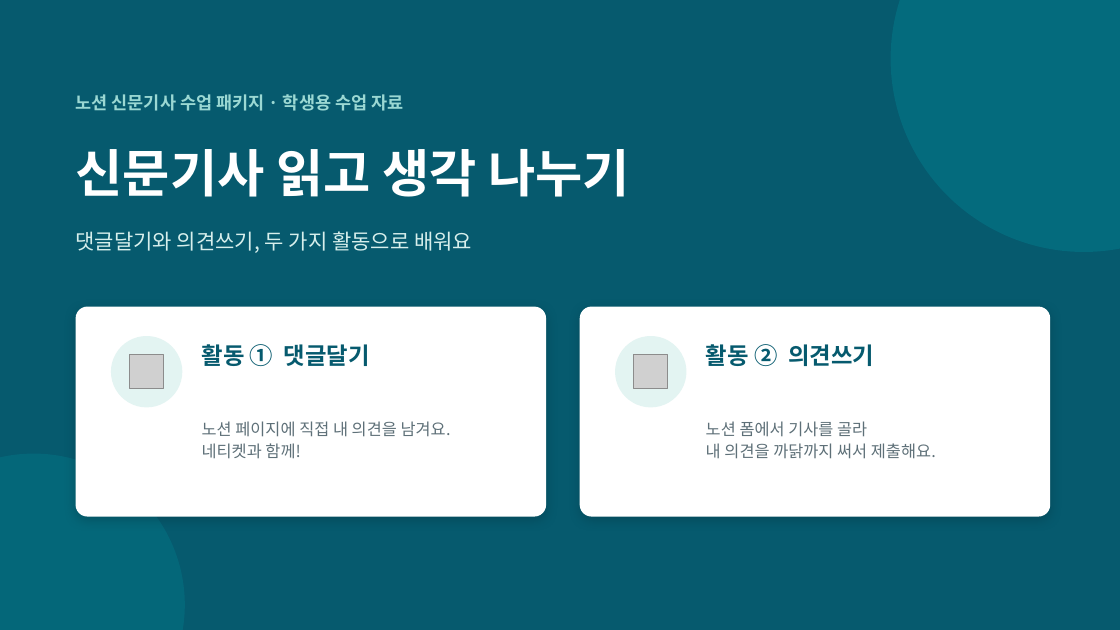
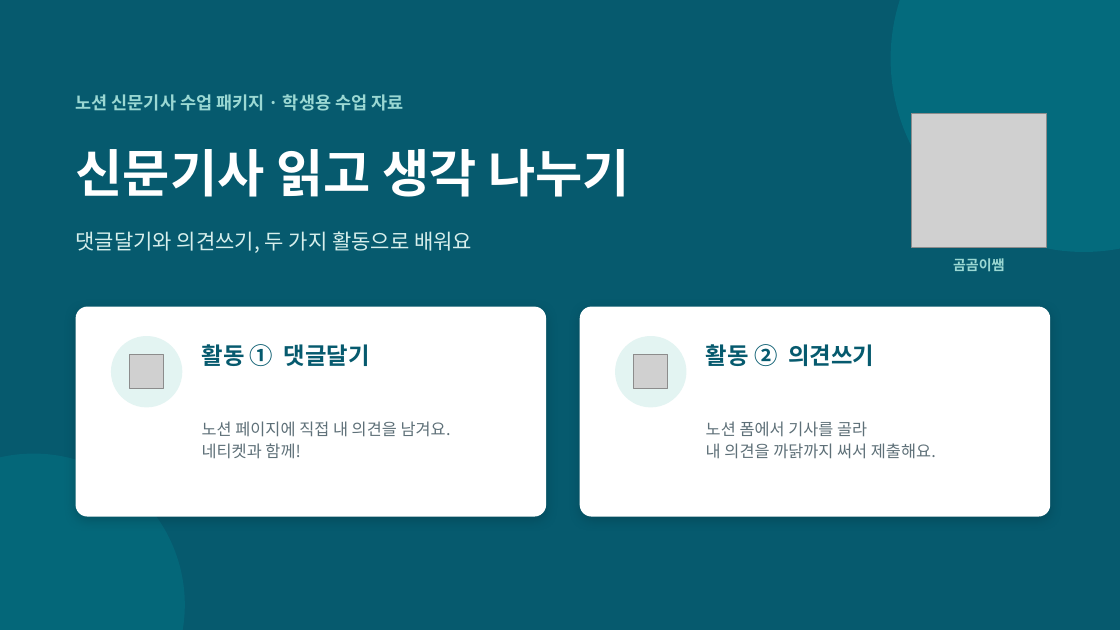
Before and after one commit to gomgomeet/newscomment-ai, a slide deck: slide 1 of output/신문기사-댓글달기-의견쓰기-학생수업-PPT.pptx. Drawn at 1120x630 pixels with LibreOffice and Linux fonts; fonts in the diff are those of the drawing; grey boxes stand for pictures. Boxes give left, top, right and bottom in pixels: in the first picture for what was removed or moved away, otherwise in the second. Text is boxed around its words. In the diff, an @@ line names an element or a change of style, - is before the commit and + after.

```diff
--- a/output/신문기사-댓글달기-의견쓰기-학생수업-PPT.pptx
+++ b/output/신문기사-댓글달기-의견쓰기-학생수업-PPT.pptx
@@ picture added at (x1=912, y1=113, x2=1046, y2=248) @@
@@ text added at (x1=953, y1=258, x2=1004, y2=271), 12 pt, text #9BD8D3, bold @@
+곰곰이쌤
```
Also in this commit, not shown: 1 other slide changed, 1 slide added, 1 other file.
